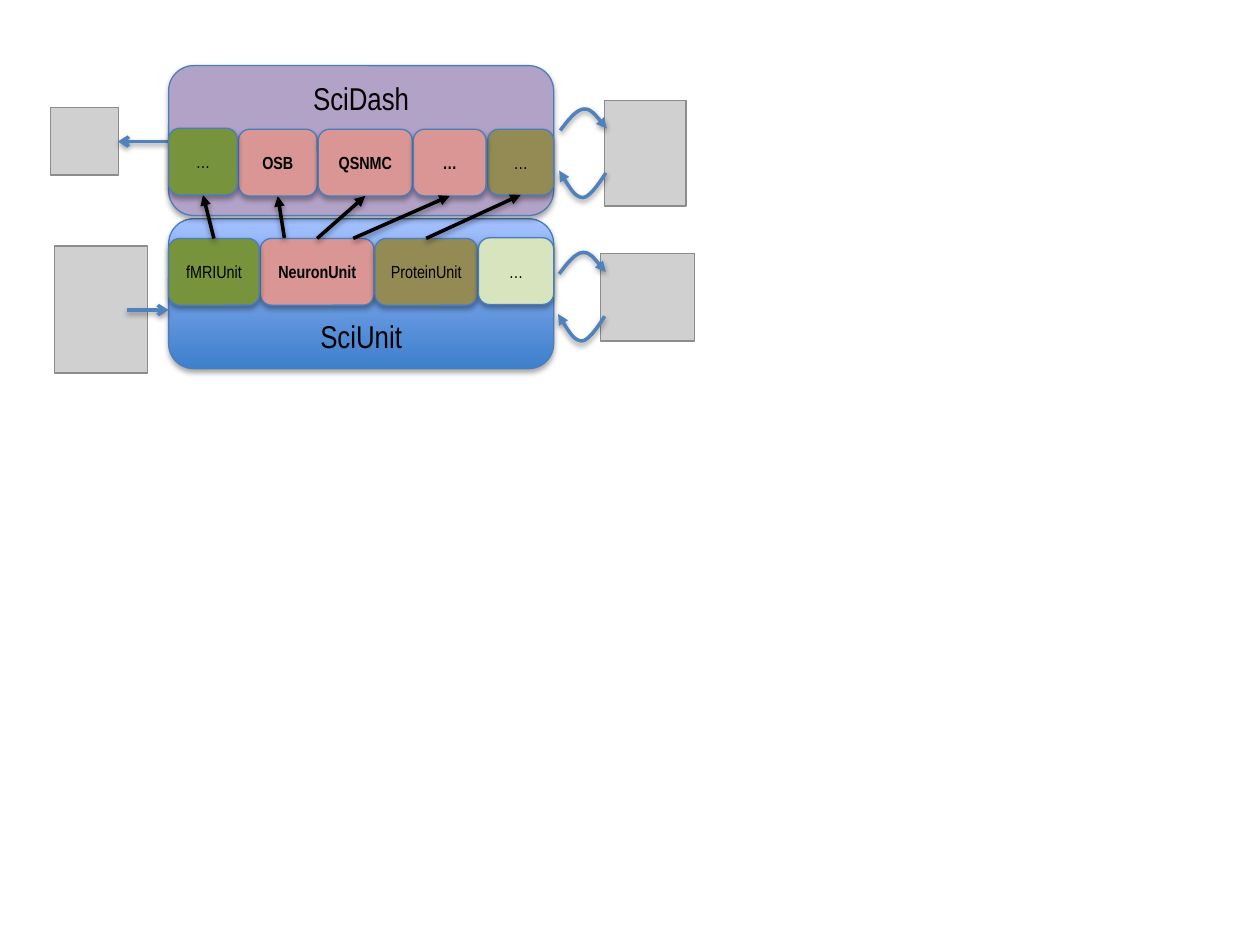
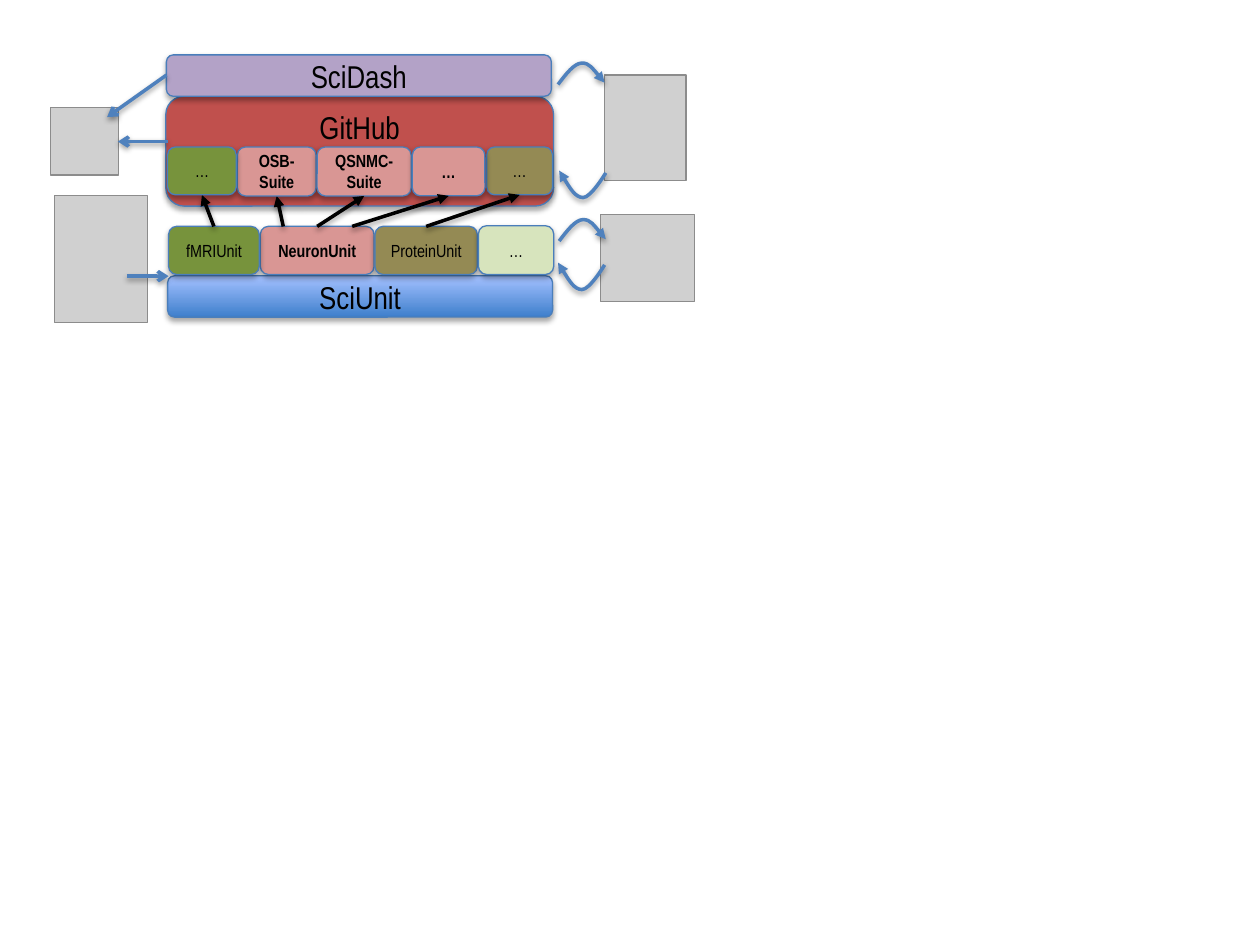
Before and after one commit to cyrus-/grants, a slide deck: slide 1 of 2013-NSF-ABI/SciUnit Figures.pptx. Drawn at 1260x945 pixels with LibreOffice and Linux fonts; fonts in the diff are those of the drawing; grey boxes stand for pictures. Boxes give left, top, right and bottom in pixels: in the first picture for what was removed or moved away, otherwise in the second. Text is boxed around its words. In the diff, an @@ line names an element or a change of style, - is before the commit and + after.

```diff
--- a/2013-NSF-ABI/SciUnit Figures.pptx
+++ b/2013-NSF-ABI/SciUnit Figures.pptx
@@ rounded rectangle "SciDash": place and size @@
-rounded rectangle "SciDash" at (169, 66, 554, 215)
+rounded rectangle "SciDash" at (166, 55, 552, 97)
@@ rounded rectangle "SciDash" at (166, 55, 552, 97): vertical alignment top to middle @@
@@ arrow added from (166, 76) to (107, 117), #4F81BD 2 pt @@
@@ freeform shape: place and size @@
-freeform shape at (561, 110, 607, 131)
+freeform shape at (558, 63, 605, 84)
@@ picture: place and size @@
-picture at (605, 101, 687, 207)
+picture at (605, 76, 687, 181)
@@ rounded rectangle added at (166, 96, 554, 205), fill #C0504D, outline #4B7EBC 0.75 pt, 18 pt, text #000000 @@
+GitHub
@@ rounded rectangle "…": place and size @@
-rounded rectangle "…" at (169, 129, 238, 195)
+rounded rectangle "…" at (168, 147, 237, 195)
@@ rounded rectangle "OSB-Suite": place and size @@
-rounded rectangle "OSB-Suite" at (238, 130, 316, 197)
+rounded rectangle "OSB-Suite" at (237, 147, 315, 197)
@@ rounded rectangle "QSNMC-Suite": place and size @@
-rounded rectangle "QSNMC-Suite" at (319, 130, 413, 197)
+rounded rectangle "QSNMC-Suite" at (318, 147, 412, 197)
@@ rounded rectangle "…": place and size @@
-rounded rectangle "…" at (413, 130, 486, 197)
+rounded rectangle "…" at (412, 147, 485, 197)
@@ rounded rectangle "…": place and size @@
-rounded rectangle "…" at (488, 130, 553, 195)
+rounded rectangle "…" at (486, 147, 552, 195)
@@ text in rounded rectangle at (259, 154, 295, 188): text changed @@
-OSB
+OSB-Suite
@@ text in rounded rectangle at (335, 154, 393, 188): text changed @@
-QSNMC
+QSNMC-Suite
@@ picture: place and size @@
-picture at (54, 246, 147, 373)
+picture at (54, 195, 147, 323)
@@ arrow moved from (203, 195) - (214, 238) to (202, 195) - (214, 227) @@
@@ arrow moved from (277, 197) - (285, 238) to (277, 197) - (284, 227) @@
@@ arrow moved from (365, 197) - (318, 238) to (364, 197) - (318, 227) @@
@@ arrow moved from (450, 195) - (353, 238) to (449, 195) - (353, 227) @@
@@ arrow moved from (520, 195) - (426, 238) to (519, 195) - (426, 227) @@
@@ rounded rectangle "fMRIUnit": place and size @@
-rounded rectangle "fMRIUnit" at (169, 238, 260, 305)
+rounded rectangle "fMRIUnit" at (169, 227, 260, 275)
@@ rounded rectangle "NeuronUnit": place and size @@
-rounded rectangle "NeuronUnit" at (261, 238, 374, 305)
+rounded rectangle "NeuronUnit" at (261, 227, 374, 275)
@@ rounded rectangle "ProteinUnit": place and size @@
-rounded rectangle "ProteinUnit" at (375, 238, 478, 305)
+rounded rectangle "ProteinUnit" at (375, 227, 478, 275)
@@ rounded rectangle "…": place and size @@
-rounded rectangle "…" at (479, 238, 554, 305)
+rounded rectangle "…" at (479, 226, 554, 275)
@@ freeform shape: place and size @@
-freeform shape at (559, 252, 606, 273)
+freeform shape at (559, 219, 606, 241)
@@ picture: place and size @@
-picture at (600, 253, 694, 340)
+picture at (600, 214, 694, 301)
@@ freeform shape: place and size @@
-freeform shape at (558, 314, 605, 340)
+freeform shape at (558, 263, 605, 290)
@@ arrow moved from (127, 310) - (169, 310) to (127, 276) - (169, 276) @@
@@ rounded rectangle "SciUnit": place and size @@
-rounded rectangle "SciUnit" at (169, 219, 554, 369)
+rounded rectangle "SciUnit" at (168, 276, 553, 318)
@@ rounded rectangle "SciUnit" at (168, 276, 553, 318): vertical alignment bottom to middle @@
```
Also in this commit, not shown: 5 other files.
